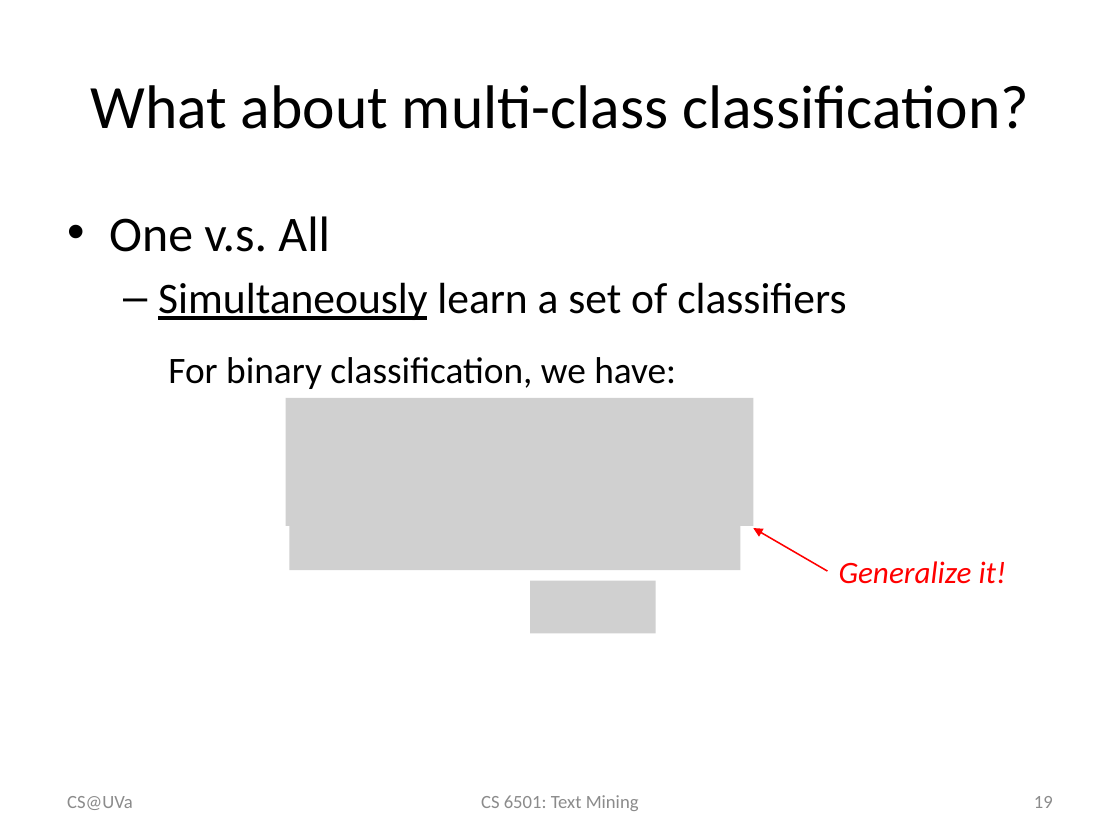
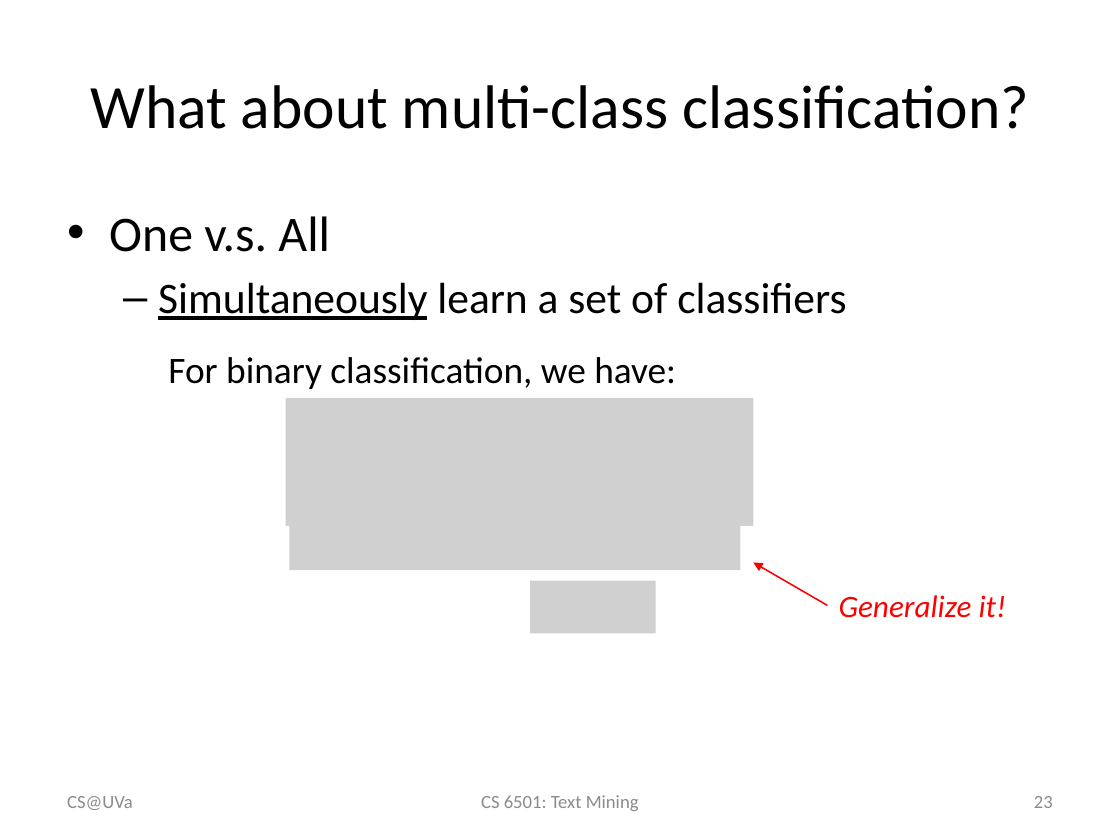
Before and after one commit to wang296/CS6501-Text-Mining, a slide deck: slide 23 of docs/svm.pptx (slide 19 before the commit). Drawn at 1120x840 pixels with LibreOffice and Linux fonts; fonts in the diff are those of the drawing; grey boxes stand for pictures. Boxes give left, top, right and bottom in pixels: in the first picture for what was removed or moved away, otherwise in the second. Text is boxed around its words. In the diff, an @@ line names an element or a change of style, - is before the commit and + after.

Commit message:
presentations

```diff
--- a/docs/svm.pptx
+++ b/docs/svm.pptx
@@ arrow moved from (828, 571) - (754, 529) to (828, 606) - (754, 562) @@
@@ text "Generalize it!": place and size @@
-text "Generalize it!" at box(839, 561, 1007, 584)
+text "Generalize it!" at box(839, 595, 1007, 618)
@@ page number at box(1034, 796, 1053, 808): text changed @@
-19
+23
```
Also in this commit, not shown: 1 other slide changed, 4 slides added, 6 other files.
